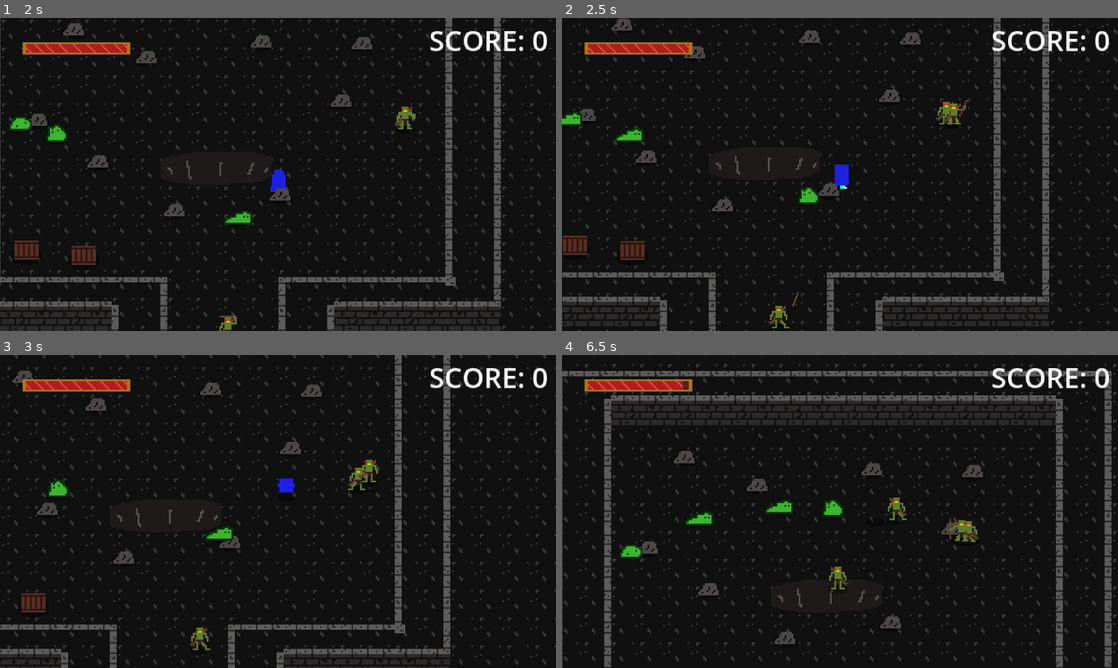
Above: before the commit, frames 1-4 (two rows, left to right).
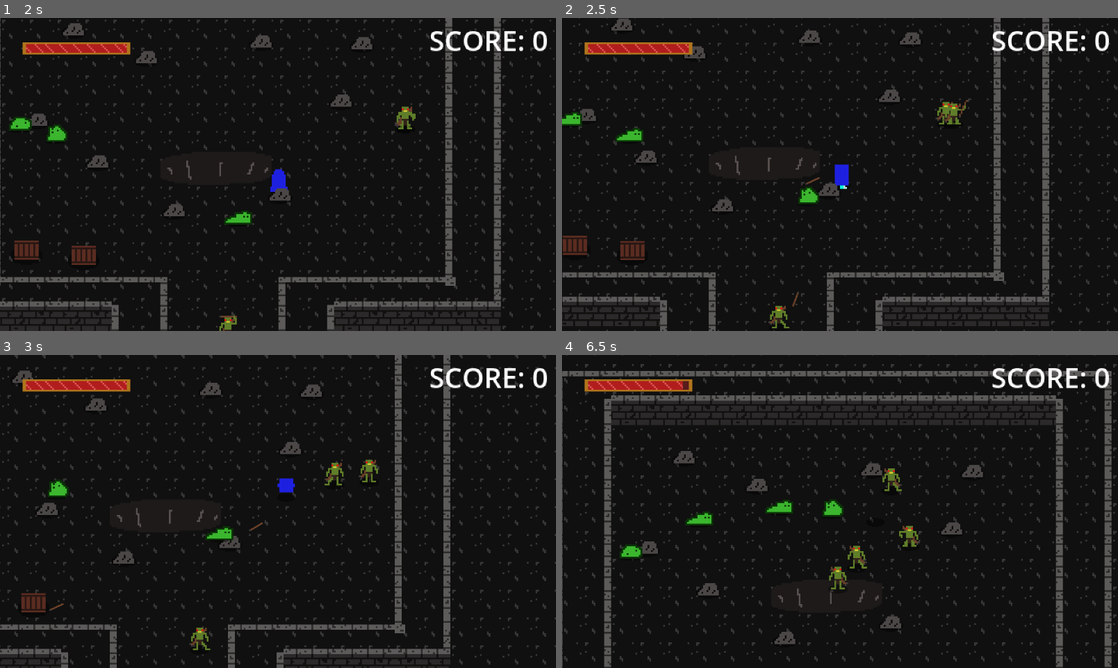
Above: after the commit, the same moments.

Repository: mlzeimer-snowball/Dungeon-Delver
Game: Godot game, scene res://world.tscn
Two runs of this game, one before a commit and one after it. Both use one fixed random seed, a clock stepped at 60 frames per second and the inputs below.
Inputs:
- Up to frame 1 (2 s): hold D (move_right) 0.53-1.28 s; tap Shift (attack) at 0.6 s; hold S (move_down) from 1.28 s (still down); tap Space (roll) at 1.35 s
- Up to frame 2 (2.5 s): release S (move_down) at 2.03 s; hold D (move_right) from 2.03 s (still down); tap Shift (attack) at 2.1 s
- Up to frame 3 (3 s): release D (move_right) at 2.78 s; hold W (move_up) from 2.78 s (still down); tap Space (roll) at 2.85 s
- Up to frame 4 (6.5 s): release W (move_up) at 3.53 s; hold A (move_left) 3.53-5.03 s; tap Shift (attack) at 3.6, 5.1 s; tap Space (roll) at 4.35, 5.85 s; hold S (move_down) 5.03-5.78 s; hold D (move_right) from 5.78 s (still down)

Frame 1 is identical in both runs. In frame 2, less than 0.1% of the frame differs, in the area x 43-71%, y 26-54%; in frame 3, 0.3%; in frame 4, 0.8%, in the area x 51-75%, y 36-69%.

Commit message:
Fixed goblin bugs, added buffer area to goblins

Diff:
--- a/enemies/goblin_enemy.gd
+++ b/enemies/goblin_enemy.gd
@@ -26,6 +26,7 @@
 @onready var marker_2d: Marker2D = $Marker2D
 @onready var launcher: Marker2D = $Launcher
 @onready var timer: Timer = $Timer
+@onready var buffer_area_2d: Area2D = $BufferArea2D
 
 @export var player: Player
 
@@ -34,6 +35,7 @@
 
 var state = "IdleState"
 var attack_ready = true
+var push_force = 250
 
 func _ready() -> void:
 	stats = stats.duplicate()
@@ -108,6 +110,9 @@
 			move_and_slide()
 		"AttackState":
 			pass
+	apply_buffers(delta)
+	if velocity.length()>SPEED*1.2:
+		velocity.limit_length(SPEED*1.2)
 
 func die() -> void:
 	var death_effect = DEATH_EFFECT.instantiate()
@@ -189,3 +194,15 @@
 	ray_cast_2d.force_raycast_update()
 	var has_los_to_player: = not ray_cast_2d.is_colliding()
 	return has_los_to_player
+
+func apply_buffers(delta):
+	var overlapping_bodies = buffer_area_2d.get_overlapping_areas()
+	var separation_vector = Vector2.ZERO
+	for body in overlapping_bodies:
+		if body == self:
+			continue
+		var direction = (global_position - body.global_position).normalized()
+		var distance = global_position.distance_to(body.global_position)
+		var force = 1.0 - (distance / (buffer_area_2d.get_child(0).shape.radius * 2)) # Adjust based on shape
+		separation_vector += direction * force
+	velocity += separation_vector.normalized() * push_force * delta
--- a/enemies/goblin_enemy.tscn
+++ b/enemies/goblin_enemy.tscn
@@ -229,7 +229,12 @@
 radius = 4.0
 height = 12.0
 
-[node name="GoblinEnemy" type="CharacterBody2D" unique_id=791175281]
+[sub_resource type="CircleShape2D" id="CircleShape2D_txqt2"]
+radius = 17.0
+
+[node name="GoblinEnemy" type="CharacterBody2D" unique_id=791175281 groups=["enemy"]]
+collision_layer = 4
+collision_mask = 5
 motion_mode = 1
 script = ExtResource("1_ljrh1")
 stats = SubResource("Resource_jtbjf")
@@ -288,3 +293,11 @@
 position = Vector2(6, -8)
 
 [node name="Timer" type="Timer" parent="." unique_id=1091293353]
+
+[node name="BufferArea2D" type="Area2D" parent="." unique_id=1425692692]
+collision_layer = 32
+collision_mask = 32
+
+[node name="CollisionShape2D" type="CollisionShape2D" parent="BufferArea2D" unique_id=877309649]
+position = Vector2(0, -7)
+shape = SubResource("CircleShape2D_txqt2")
--- a/enemies/slime_enemy.gd
+++ b/enemies/slime_enemy.gd
@@ -23,8 +23,6 @@
 @onready var marker_2d: Marker2D = $Marker2D
 
 @export var player: Player
-
-
 
 signal enemy_death()
 
--- a/project.godot
+++ b/project.godot
@@ -79,6 +79,7 @@
 2d_physics/layer_3="enemy"
 2d_physics/layer_4="player_hurtbox"
 2d_physics/layer_5="enemy_hurtbox"
+2d_physics/layer_6="enemy_buffer"
 
 [physics]
 
